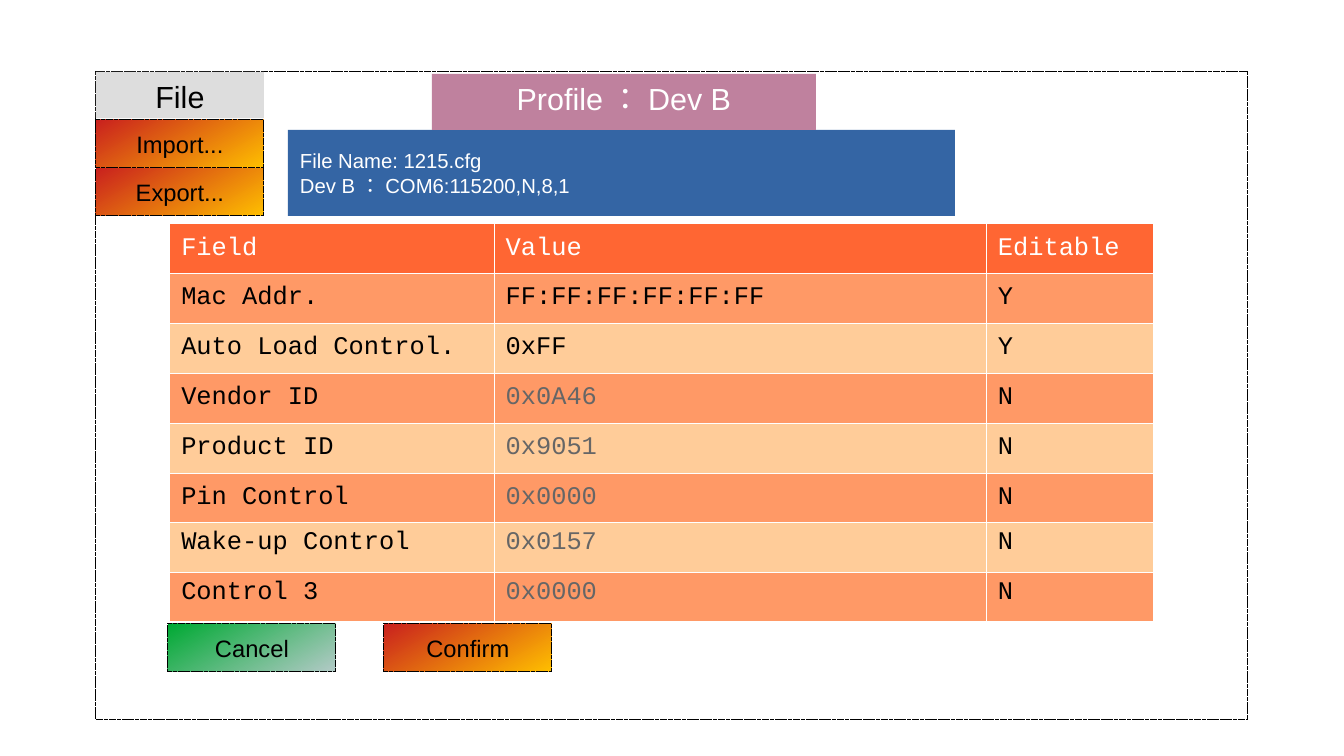
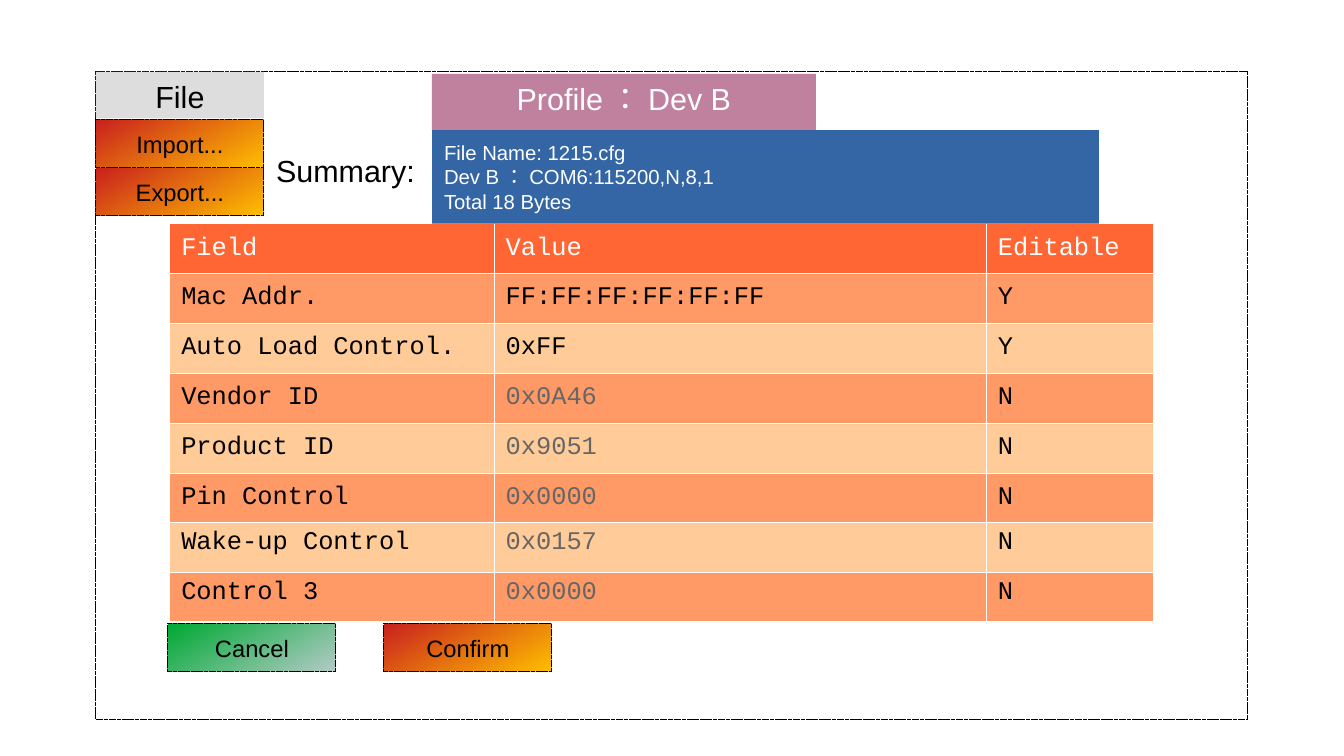
Before and after one commit to tomjpsun/obsidianVaults, a slide deck: slide 4 of DM9051A OTP 燒錄專案/8051A OTP GUI.odp. Drawn at 1344x756 pixels with LibreOffice and Linux fonts; fonts in the diff are those of the drawing. Boxes give left, top, right and bottom in pixels: in the first picture for what was removed or moved away, otherwise in the second. Text is boxed around its words. In the diff, an @@ line names an element or a change of style, - is before the commit and + after.

```diff
--- a/DM9051A OTP 燒錄專案/8051A OTP GUI.odp
+++ b/DM9051A OTP 燒錄專案/8051A OTP GUI.odp
@@ rectangle "File Name: 1215.cfg Dev B：COM6:115200,N,8,1 ...": place and size @@
-rectangle "File Name: 1215.cfg Dev B：COM6:115200,N,8,1 ..." at bbox=[288, 130, 955, 217]
+rectangle "File Name: 1215.cfg Dev B：COM6:115200,N,8,1 ..." at bbox=[432, 130, 1099, 224]
@@ text in rectangle at bbox=[444, 145, 713, 213]: text changed @@
-File Name: 1215.cfg
-Dev B：COM6:115200,N,8,1
+File Name: 1215.cfg
+Dev B：COM6:115200,N,8,1
+Total 18 Bytes
@@ text added at bbox=[276, 160, 415, 188], 18 pt, text #000000 @@
+Summary:
```
Also in this commit, not shown: 1 other slide changed, 1 other file.
